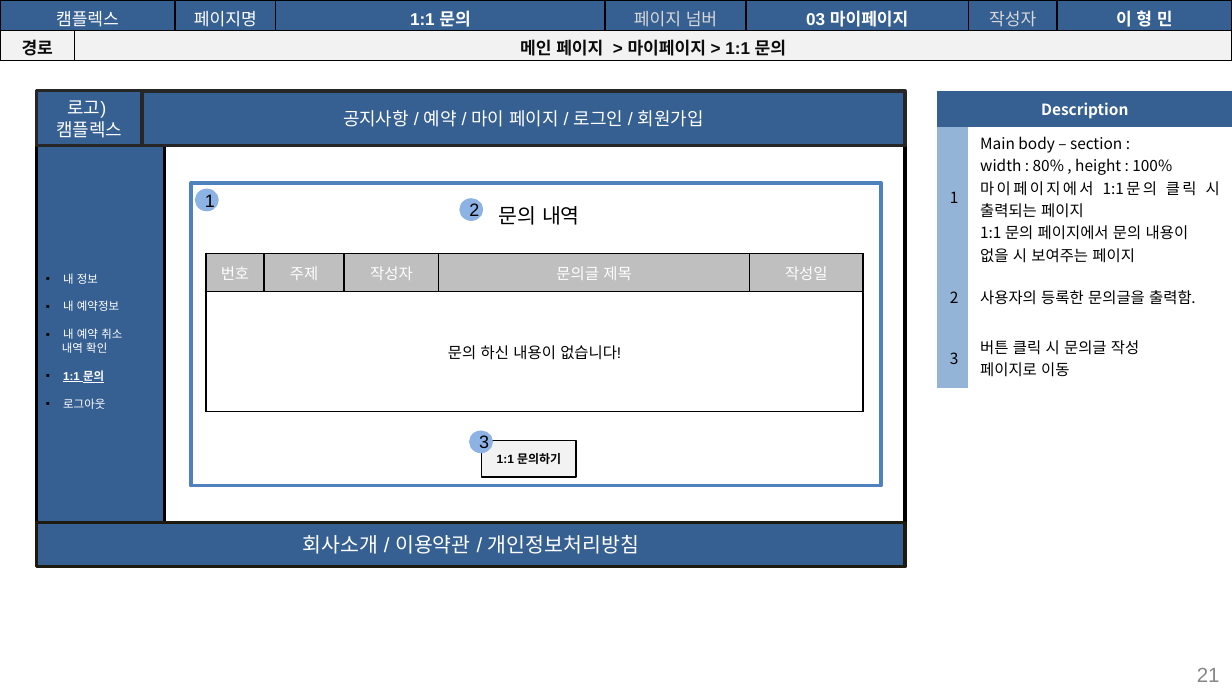
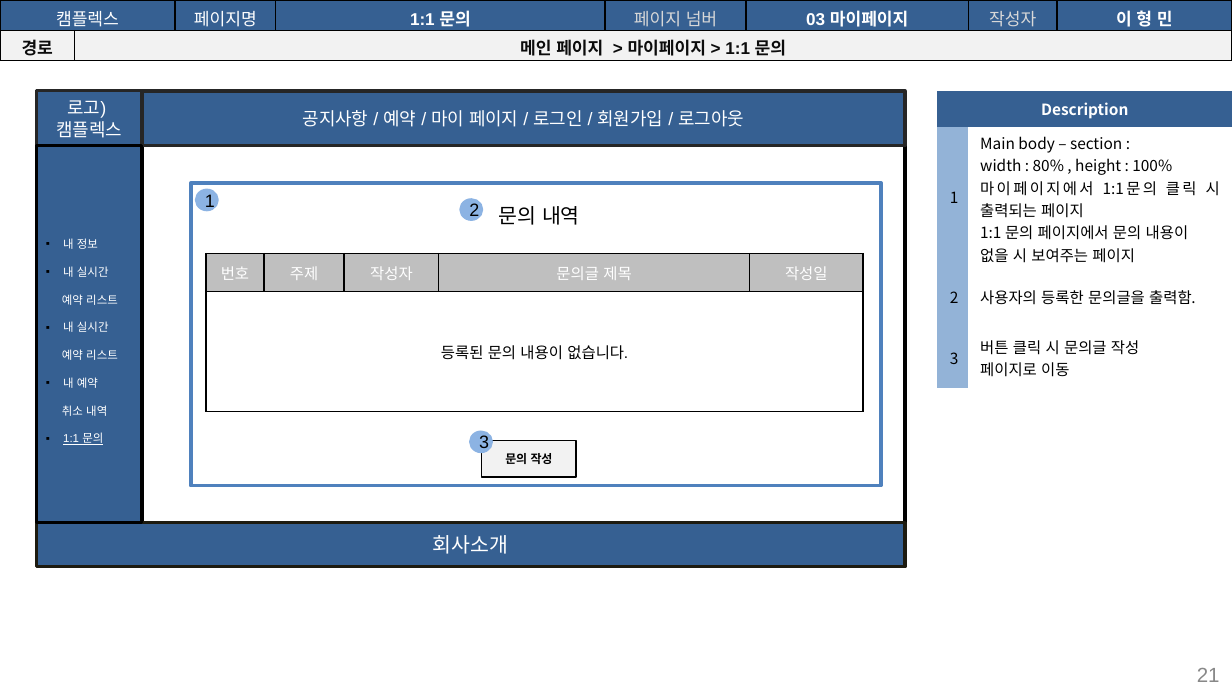
Before and after one commit to seoulsudal/CamFlexProject, a slide deck: slide 21 of 프로젝트 산출물/9. 스토리보드/캠플렉스 사용자_스토리보드.pptx. Drawn at 1232x693 pixels with LibreOffice and Linux fonts; fonts in the diff are those of the drawing. Boxes give left, top, right and bottom in pixels: in the first picture for what was removed or moved away, otherwise in the second. Text is boxed around its words. In the diff, an @@ line names an element or a change of style, - is before the commit and + after.

Commit message:
사용자 스토리보드 수정(회원 및 마이페이지 추가 수정 요망

```diff
--- a/프로젝트 산출물/9. 스토리보드/캠플렉스 사용자_스토리보드.pptx
+++ b/프로젝트 산출물/9. 스토리보드/캠플렉스 사용자_스토리보드.pptx
@@ text in rectangle at [303, 110, 744, 127]: text changed @@
-공지사항 / 예약 / 마이 페이지 / 로그인 / 회원가입
+공지사항 / 예약 / 마이 페이지 / 로그인 / 회원가입 / 로그아웃
@@ rectangle "내 정보": place and size @@
-rectangle "내 정보" at [37, 145, 165, 522]
+rectangle "내 정보" at [37, 145, 142, 522]
@@ rectangle: place and size @@
-rectangle at [165, 145, 906, 522]
+rectangle at [142, 145, 904, 522]
@@ text in rectangle at [62, 266, 118, 416]: text changed @@
-▪ 내 예약정보
-▪ 내 예약 취소
-내역 확인
+▪ 내 실시간
+예약 리스트
+▪ 내 실시간
+예약 리스트
+▪ 내 예약
+취소 내역
@@ table at [206, 254, 862, 411] @@
-row 2, column 1: 문의 하신 내용이 없습니다!
+row 2, column 1: 등록된 문의 내용이 없습니다.
@@ text in rectangle at [63, 398, 105, 409]: paragraph removed @@
-▪ 로그아웃
@@ text in rectangle at [63, 432, 103, 445]: bold off in "1:1 문의"; list level 1 to 2 in "1:1 문의" @@
@@ text in rectangle at [505, 453, 553, 464]: text changed @@
-1:1 문의하기
+문의 작성
@@ text in rectangle at [433, 535, 508, 554]: text changed @@
-회사소개 / 이용약관 / 개인정보처리방침
+회사소개
```
Also in this commit, not shown: 19 other slides changed, 3 slides added, 4 slides removed.
